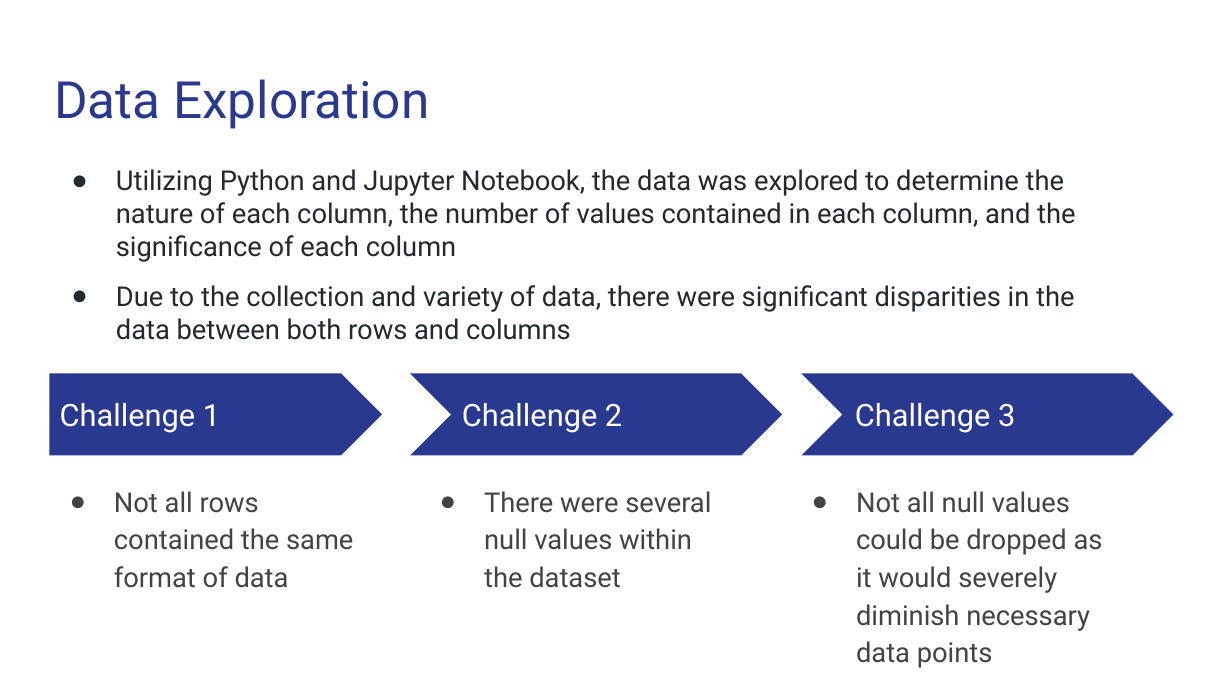
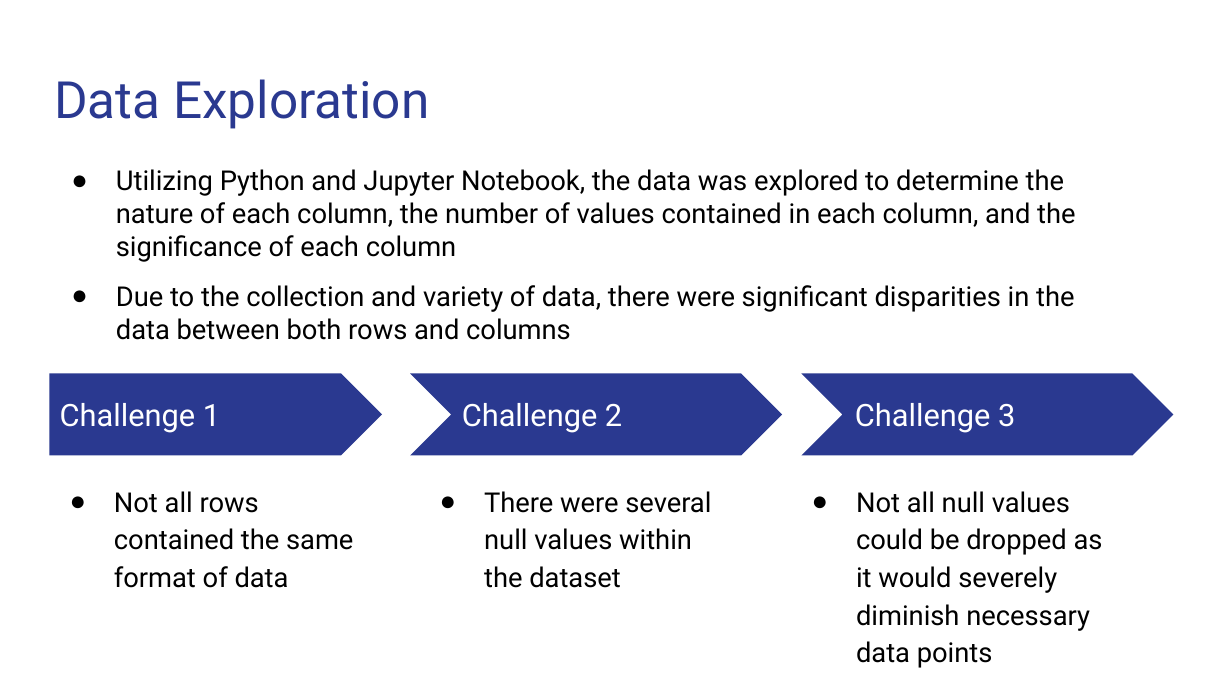
Before and after one commit to Magzzie/COVID-19_Analysis, a slide deck: slide 8 of COVID-19 Analysis.pptx (slide 7 before the commit). Drawn at 1232x693 pixels with LibreOffice and Linux fonts; fonts in the diff are those of the drawing. Boxes give left, top, right and bottom in pixels: in the first picture for what was removed or moved away, otherwise in the second. Text is boxed around its words. In the diff, an @@ line names an element or a change of style, - is before the commit and + after.

```diff
--- a/COVID-19 Analysis.pptx
+++ b/COVID-19 Analysis.pptx
@@ text "Utilizing Python and Jupyter Notebook, ..." at [116, 169, 1075, 340]: text colour #24292F to #000000; bullet colour #24292F to #000000 @@
@@ text colour #434343 to #000000; bullet colour #434343 to #000000 in 3 elements at [114, 491, 353, 588], [484, 491, 711, 588], [856, 491, 1103, 668] @@
```
Also in this commit, not shown: 7 other slides changed, 11 slides added, 5 slides removed.
